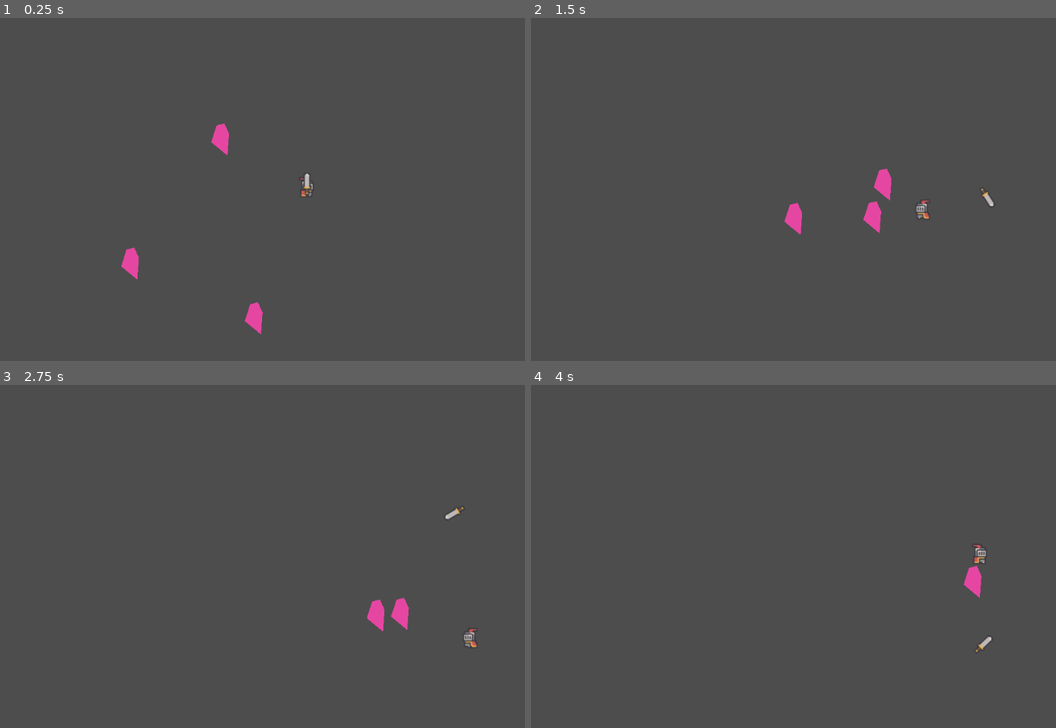
Above: before the commit, frames 1-4 (two rows, left to right).
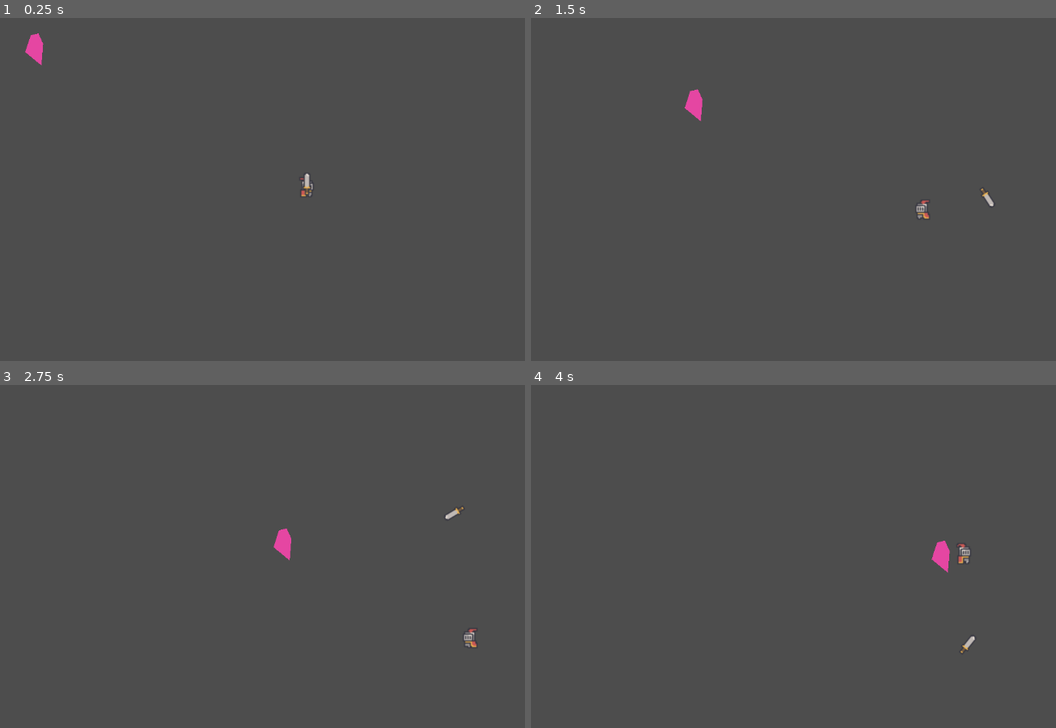
Above: after the commit, the same moments.

Repository: Shadowyish/fantasytss
Game: Godot game, scene res://Assets/Scenes/OvalForest.tscn
Two runs of this game, one before a commit and one after it. Both use one fixed random seed, a clock stepped at 60 frames per second and the inputs below.
Inputs (mouse positions are in pixels of both pictures, inside the frame that each line leads up to):
- Up to frame 1 (0.25 s): no input
- Up to frame 2 (1.5 s): move the mouse to (982, 165) at 0.52 s; hold D (right) 0.53-1.28 s; click (982, 165) at 0.6 s; move the mouse to (709, 203) at 1.27 s; hold S (down) from 1.28 s (still down); click (709, 203) at 1.35 s
- Up to frame 3 (2.75 s): move the mouse to (372, 470) at 2.02 s; release S (down) at 2.03 s; hold D (right) from 2.03 s (still down); click (372, 470) at 2.1 s
- Up to frame 4 (4 s): move the mouse to (804, 621) at 2.77 s; release D (right) at 2.78 s; hold W (up) 2.78-3.53 s; click (804, 621) at 2.85 s; move the mouse to (1029, 604) at 3.52 s; hold A (left) from 3.53 s (still down); click (1029, 604) at 3.6 s

The runs differ from the first frame. In frame 1, 0.8% of the frame differs, in the area x 4-51%, y 4-93%; in frame 2, 0.8%, in the area x 29-69%, y 20-64%; in frame 3, 0.6%; in frame 4, 0.7%.
Error after the commit: Invalid access to property or key 'position' on a base object of type 'Nil'. (res://Assets/Scripts/GameManager.gd:18)

Commit message:
Setting up Gamecontroller and enemy spawning

Diff:
--- /dev/null
+++ b/tss_godot/Assets/Prefabs/MainCamera.tscn
@@ -0,0 +1,4 @@
+[gd_scene format=3 uid="uid://34la4pt3nyo3"]
+
+[node name="Camera2D" type="Camera2D"]
+zoom = Vector2(2, 2)
--- a/tss_godot/Assets/Scenes/OvalForest.tscn
+++ b/tss_godot/Assets/Scenes/OvalForest.tscn
@@ -1,20 +1,14 @@
-[gd_scene load_steps=3 format=3 uid="uid://bb1kxgg032nd2"]
+[gd_scene load_steps=4 format=3 uid="uid://bb1kxgg032nd2"]
 
 [ext_resource type="PackedScene" uid="uid://cvhrins73s16d" path="res://Assets/Prefabs/Warrior.tscn" id="1_wqikv"]
 [ext_resource type="PackedScene" uid="uid://bt34eqo4q7r6n" path="res://Assets/Prefabs/Skeleton.tscn" id="2_jbux8"]
+[ext_resource type="PackedScene" uid="uid://34la4pt3nyo3" path="res://Assets/Prefabs/MainCamera.tscn" id="3_b37l1"]
 
 [node name="OvalForest" type="Node2D"]
 
 [node name="Warrior" parent="." instance=ExtResource("1_wqikv")]
 
 [node name="Skeleton" parent="." instance=ExtResource("2_jbux8")]
-position = Vector2(-98, -52)
+position = Vector2(-264, -132)
 
-[node name="Camera2D" type="Camera2D" parent="."]
-zoom = Vector2(2, 2)
-
-[node name="Skeleton2" parent="." instance=ExtResource("2_jbux8")]
-position = Vector2(-55, 143)
-
-[node name="Skeleton3" parent="." instance=ExtResource("2_jbux8")]
-position = Vector2(-179, 81)
+[node name="Camera2D" parent="." instance=ExtResource("3_b37l1")]
--- a/tss_godot/Assets/Scripts/GameManager.gd
+++ b/tss_godot/Assets/Scripts/GameManager.gd
@@ -1,9 +1,64 @@
 extends Node
 
 enum ControlType { MOUSE_KEYBOARD, GAMEPAD }
+enum GameMode {Game, Menu, Pause}
 var input_type = ControlType.MOUSE_KEYBOARD  # Default to keyboard & mouse
-var player: CharacterBody2D
+var game_mode = GameMode.Game
+var player: CharacterBody2D #Spawn into scene instead of natively in scene
+var camera: Camera2D
+var follow_speed: float = 5.0
 var game_score: int = 0
+var enemy_count: int = 0
+var spawn_offset: int = 100 # How many pixels offset from the camera border spawns for enemies should occur
+var is_playing = false
+
+func _process(delta):
+	if(game_mode == GameMode.Game):
+		# camera panning: Smoot follows player
+		camera.position = camera.position.lerp(GameManager.player.position, follow_speed * delta)
+		if enemy_count < 10:
+			spawn_enemies()
+
+func launch_game(map: String):
+	var game_scene = load("res://Assets/Scenes/"+ map).instantiate()
+	# TODO: Add Logic for player Classes
+	player = load("res://Assets/Prefabs/Warrior.tscn").instantiate()
+	camera = load("res://Assets/Prefabs/MainCamera.tscn").instantiate()
+	game_scene.add_child(player)
+	game_scene.add_child(camera)
+	get_tree().change_scene_to_packed(game_scene)
+
+func spawn_enemies():
+	var edge = randi() % 4
+	var viewport_size = camera.get_viewport_rect().size
+	var spawn_position = Vector2.ZERO
+	# Logic for calculations - random range is along the edge of the veiwport that we are not offsetting to
+	# Example: Top, Rand range for width, fixed offset for height
+	match edge:
+		0: #Top
+			spawn_position = Vector2(randf_range(camera.global_position.x - viewport_size.x / 2, camera.global_position.x + viewport_size.x / 2),
+									 camera.global_position.y - viewport_size.y / 2 - spawn_offset)
+		1: # Left
+			spawn_position = Vector2(camera.global_position.x - viewport_size.x / 2 - spawn_offset,
+									 randf_range(camera.global_position.y - viewport_size.y / 2, camera.global_position.y + viewport_size.y / 2))
+		2: # Right
+			spawn_position = Vector2(camera.global_position.x + viewport_size.x / 2 + spawn_offset,
+									 randf_range(camera.global_position.y - viewport_size.y / 2, camera.global_position.y + viewport_size.y / 2))
+		3: #Bottom
+			spawn_position = Vector2(randf_range(camera.global_position.x - viewport_size.x / 2, camera.global_position.x + viewport_size.x / 2),
+									 camera.global_position.y + viewport_size.y / 2 + spawn_offset)
+
+	#Temp Logic for spawning a skelton or zombie
+	# TODO: Build proper list of spawns, that way we can have more than two
+	var enemy_rand = randi() % 6
+	var enemy = null
+	if enemy_count % 7 >= 7 - enemy_rand:
+		enemy = load("res://Assets/Prefabs/Zombie.tscn").instantiate()
+	else:
+		enemy = load("res://Assets/Prefabs/Skeleton.tscn").instantiate()
+	enemy.position = spawn_position
+	get_tree().current_scene.add_child(enemy)
+	enemy_count += 1
 
 func increase_score(score: int):
 	game_score += score
